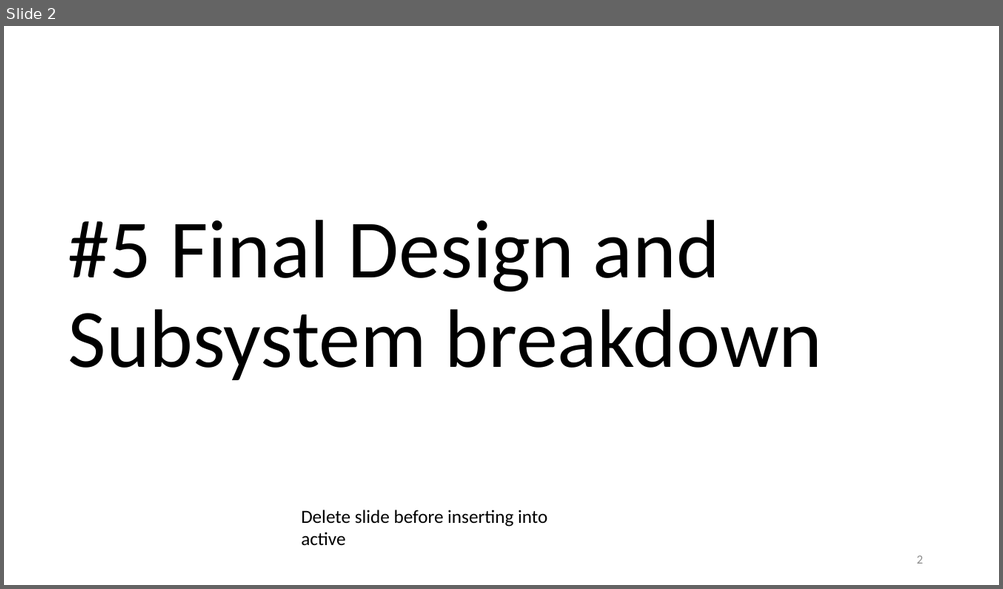
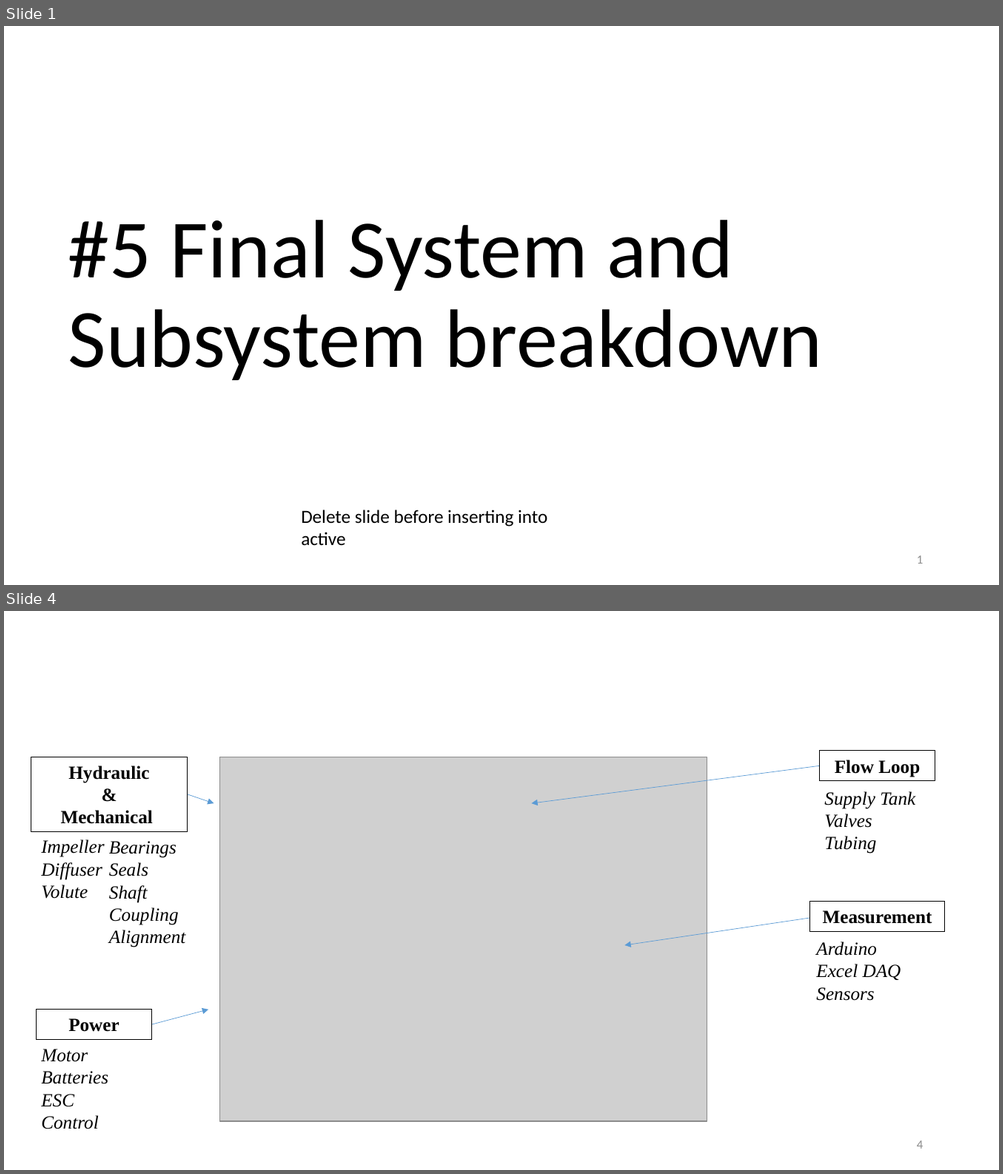
Before and after one commit to psas/electric-feed-system-prototype, a slide deck: Docs/Presentations/Slides/#5 design and subsystems.pptx. Shown one above the other, each under a label of ours: slide 2 before the commit, slides 1 and 4 after it; the slides between them are not shown. The pictures are 1003x589 and 1003x1174 pixels, drawn with LibreOffice and Linux fonts; fonts in the diff are those of the drawing; grey boxes stand for pictures. Boxes give left, top, right and bottom in pixels: in the first picture for what was removed or moved away, otherwise in the second. Text is boxed around its words. In the diff, an @@ line names an element or a change of style, - is before the commit and + after.

```diff
--- a/Docs/Presentations/Slides/#5 design and subsystems.pptx
+++ b/Docs/Presentations/Slides/#5 design and subsystems.pptx
@@ slide 4 added at [4, 611, 999, 1170], background #FFFFFF @@
@@ rectangle added at [31, 757, 188, 832], outline #000000 0.75 pt, 18 pt, text #000000, bold @@
+Hydraulic
+&
+Mechanical
@@ picture added at [220, 757, 707, 1122] @@
@@ rectangle added at [819, 751, 935, 780], outline #000000 0.75 pt, 18 pt, text #000000, bold @@
+Flow Loop
@@ arrow added from (819, 766) to (532, 803), #5B9BD5 0.5 pt @@
@@ arrow added from (188, 795) to (213, 803), #5B9BD5 0.5 pt @@
@@ text added at [824, 792, 915, 854], 18 pt, text #000000, italic @@
+Supply Tank
+Valves
+Tubing
@@ text added at [41, 840, 104, 899], 18 pt, text #000000, italic @@
+Impeller
+Diffuser
+Volute
@@ text added at [109, 841, 185, 948], 18 pt, text #000000, italic @@
+Bearings
+Seals
+Shaft
+Coupling
+Alignment
@@ arrow added from (810, 918) to (625, 945), #5B9BD5 0.5 pt @@
@@ rectangle added at [810, 902, 944, 932], outline #000000 0.75 pt, 18 pt, text #000000, bold @@
+Measurement
@@ text added at [816, 942, 901, 1001], 18 pt, text #000000, italic @@
+Arduino
+Excel DAQ
+Sensors
@@ rectangle added at [36, 1010, 152, 1040], outline #000000 0.75 pt, 18 pt, text #000000, bold @@
+Power
@@ arrow added from (152, 1025) to (208, 1010), #5B9BD5 0.5 pt @@
@@ text added at [41, 1049, 108, 1130], 18 pt, text #000000, italic @@
+Motor
+Batteries
+ESC
+Control
@@ page number added at [916, 1141, 922, 1149], 12 pt, text #8C8C8C @@
+4
@@ what was slide 2 is now slide 1 @@
@@ slide 1 changed as well @@
@@ title at [68, 220, 822, 380]: text changed @@
-#5 Final Design and Subsystem breakdown
+#5 Final System and Subsystem breakdown
@@ page number at [916, 556, 922, 564]: text changed @@
-2
+1
```
Also in this commit, not shown: 3 other slides added, 8 slides removed.
